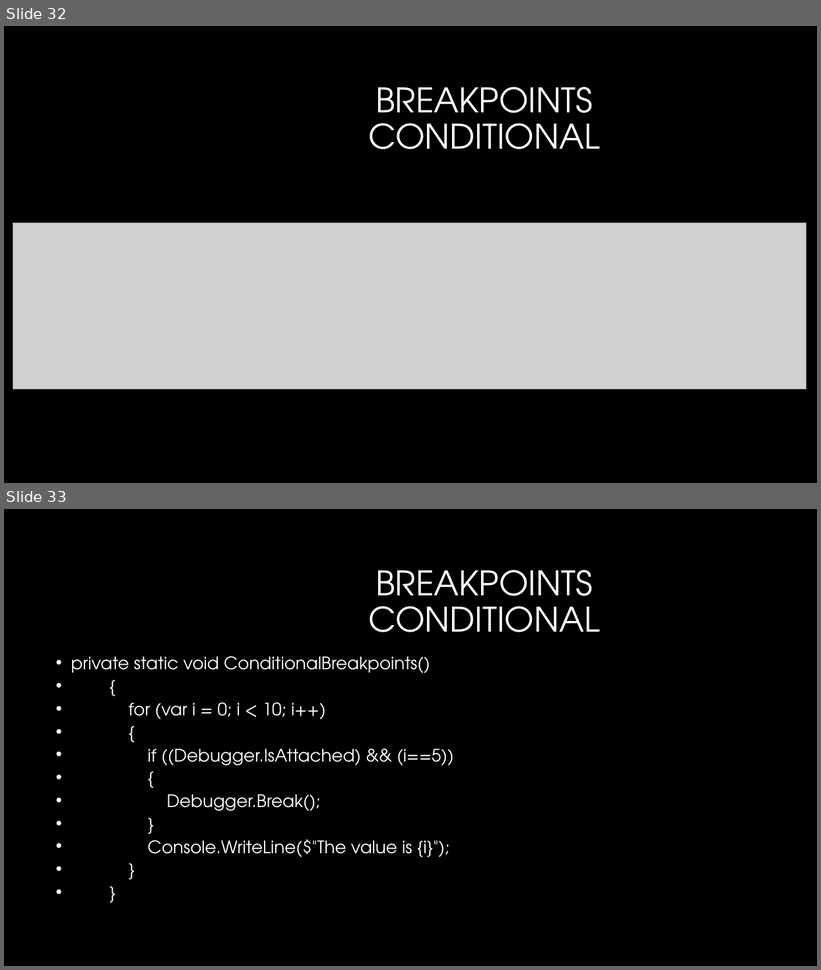
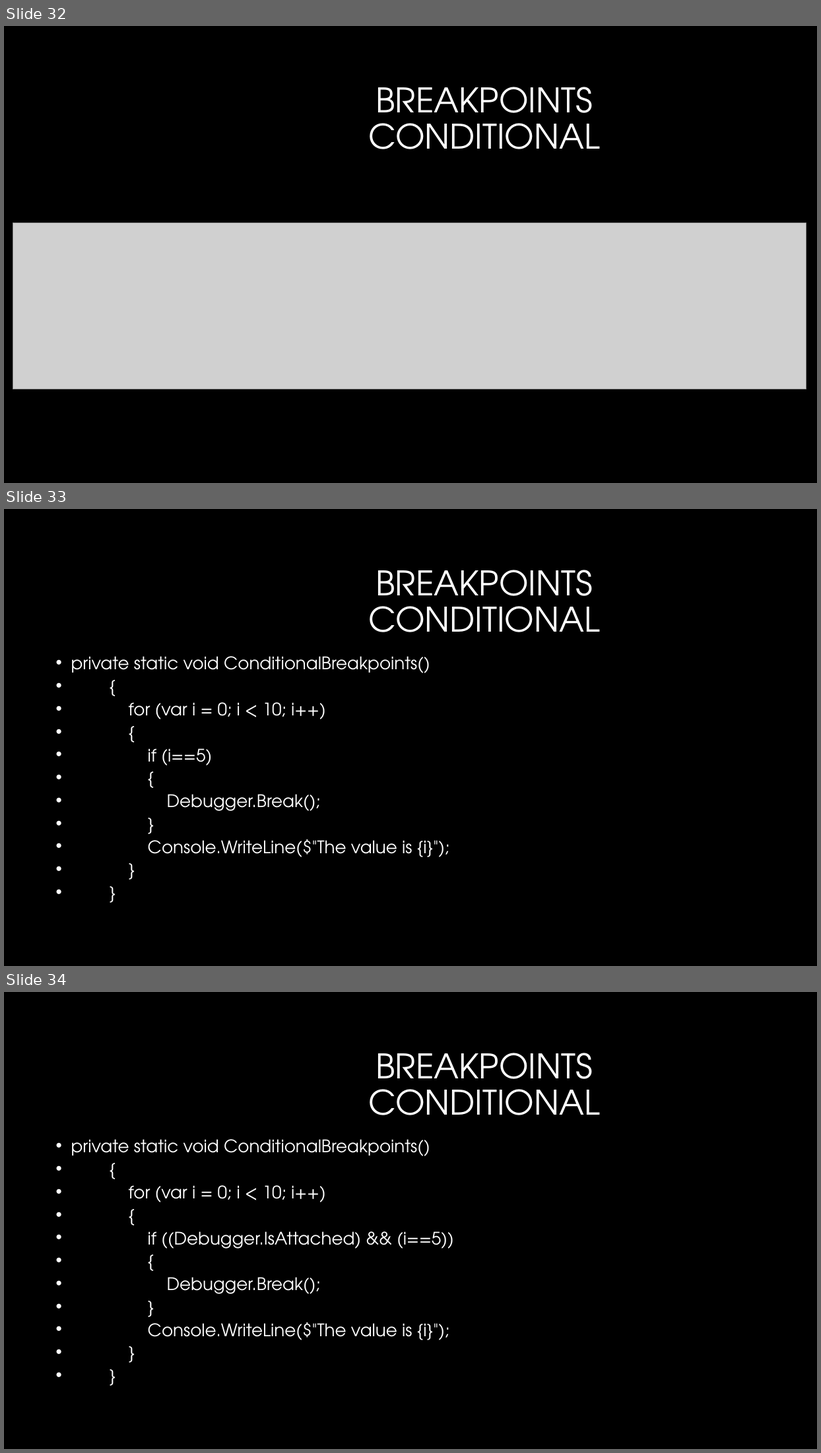
Before and after one commit to GBPhilip/Debugging, a slide deck: Debugging1.pptx. Shown one above the other, each under a label of ours: slides 32 and 33 before the commit, slides 32, 33 and 34 after it. The pictures are 821x970 and 821x1453 pixels, drawn with LibreOffice and Linux fonts; fonts in the diff are those of the drawing; grey boxes stand for pictures; background and template pictures are left out. Boxes give left, top, right and bottom in pixels: in the first picture for what was removed or moved away, otherwise in the second. Text is boxed around its words. In the diff, an @@ line names an element or a change of style, - is before the commit and + after.

```diff
--- a/Debugging1.pptx
+++ b/Debugging1.pptx
@@ slide 33 added at bbox=[4, 509, 817, 966], background #000000 @@
@@ title added at bbox=[368, 570, 600, 632], 40 pt, text #FFFFFF @@
+BREAKPOINTS
+CONDITIONAL
@@ text added at bbox=[71, 656, 450, 857], 20.4 pt, text #FFFFFF @@
+• private static void ConditionalBreakpoints()
+• {
+• for (var i = 0; i < 10; i++)
+• {
+• if (i==5)
+• {
+• Debugger.Break();
+• }
+• Console.WriteLine($"The value is {i}");
+• }
+• }
@@ what was slide 33 is now slide 34 @@
```
Also in this commit, not shown: 1 slide changed, 1 other file.
